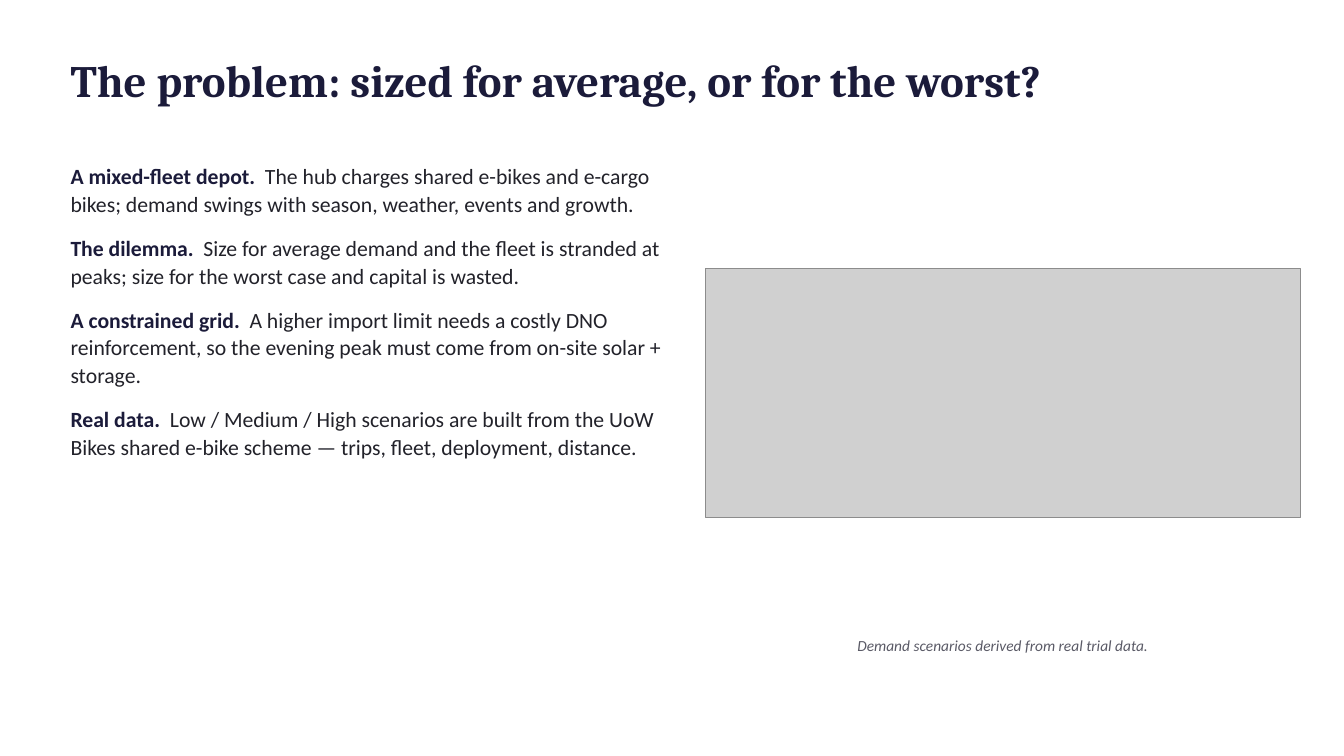
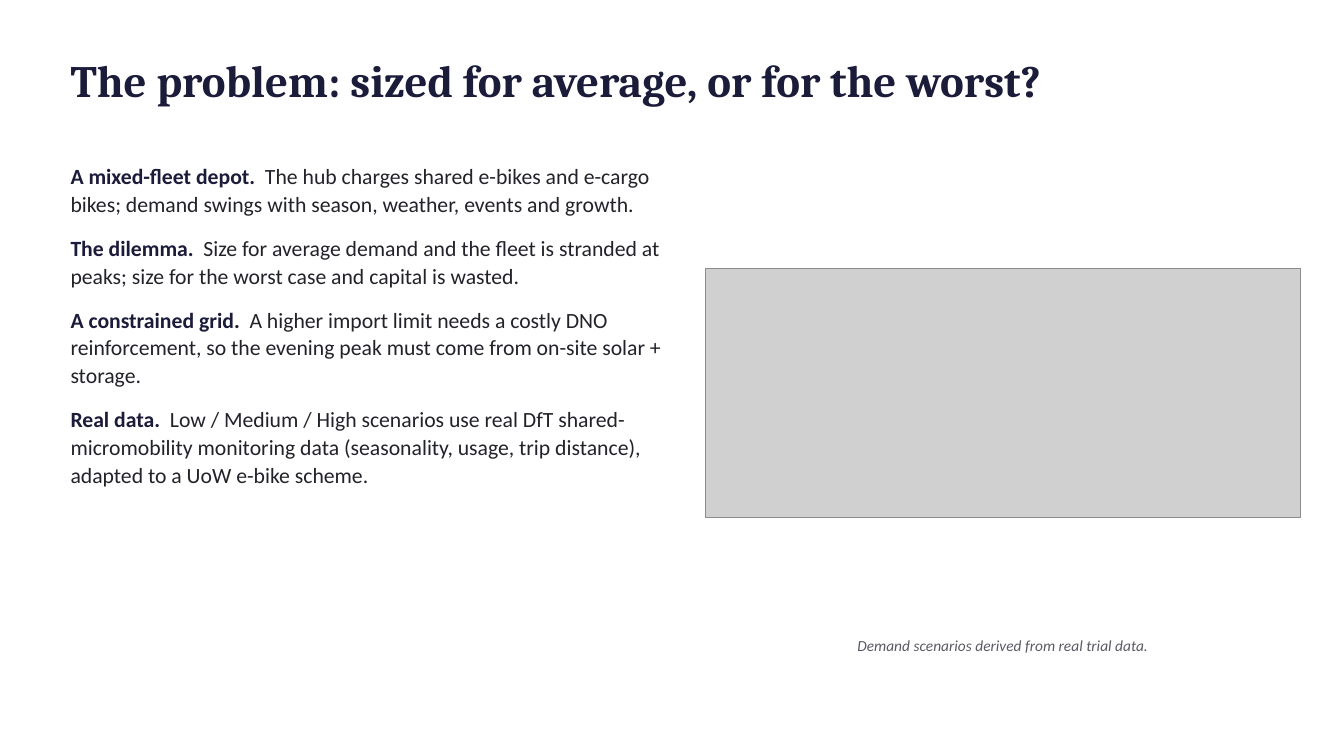
Before and after one commit to Gourav88502/emicromobility-robust-charging, a slide deck: slide 2 of outputs/Presentation.pptx. Drawn at 1344x756 pixels with LibreOffice and Linux fonts; fonts in the diff are those of the drawing; grey boxes stand for pictures. Boxes give left, top, right and bottom in pixels: in the first picture for what was removed or moved away, otherwise in the second. Text is boxed around its words. In the diff, an @@ line names an element or a change of style, - is before the commit and + after.

```diff
--- a/outputs/Presentation.pptx
+++ b/outputs/Presentation.pptx
@@ text at [71, 411, 640, 487]: text changed @@
-Real data. Low / Medium / High scenarios are built from the UoW Bikes shared e-bike scheme — trips, fleet, deployment, distance.
+Real data. Low / Medium / High scenarios use real DfT shared-micromobility monitoring data (seasonality, usage, trip distance), adapted to a UoW e-bike scheme.
```
Also in this commit, not shown: 3 other slides changed, 35 other files.
